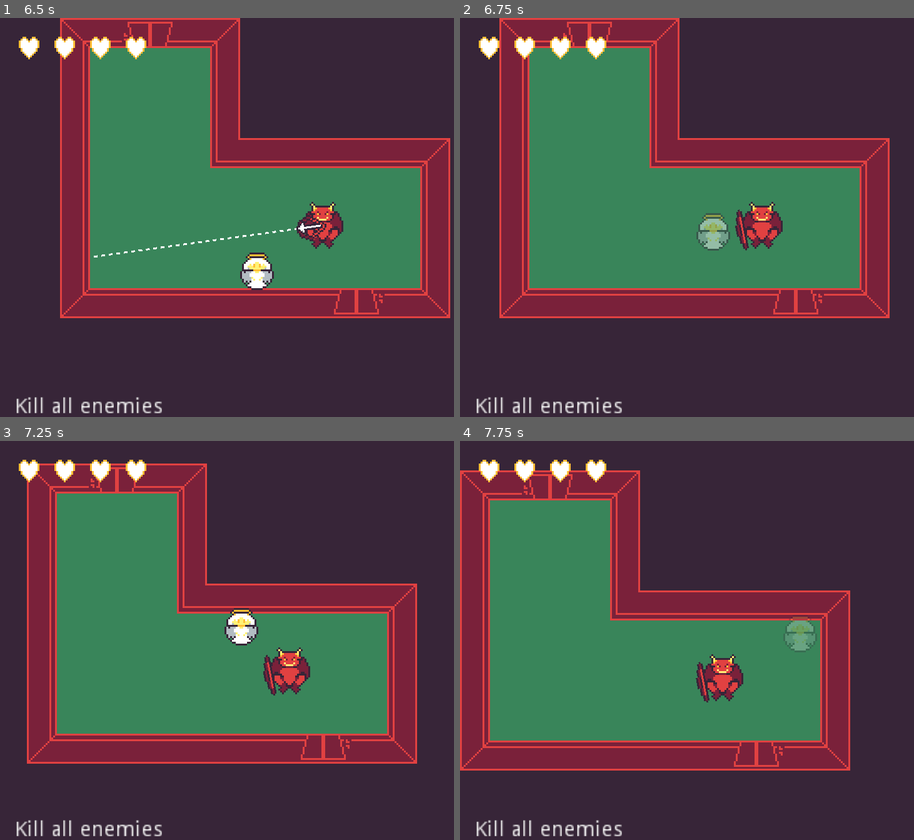
Above: before the commit, frames 1-4 (two rows, left to right).
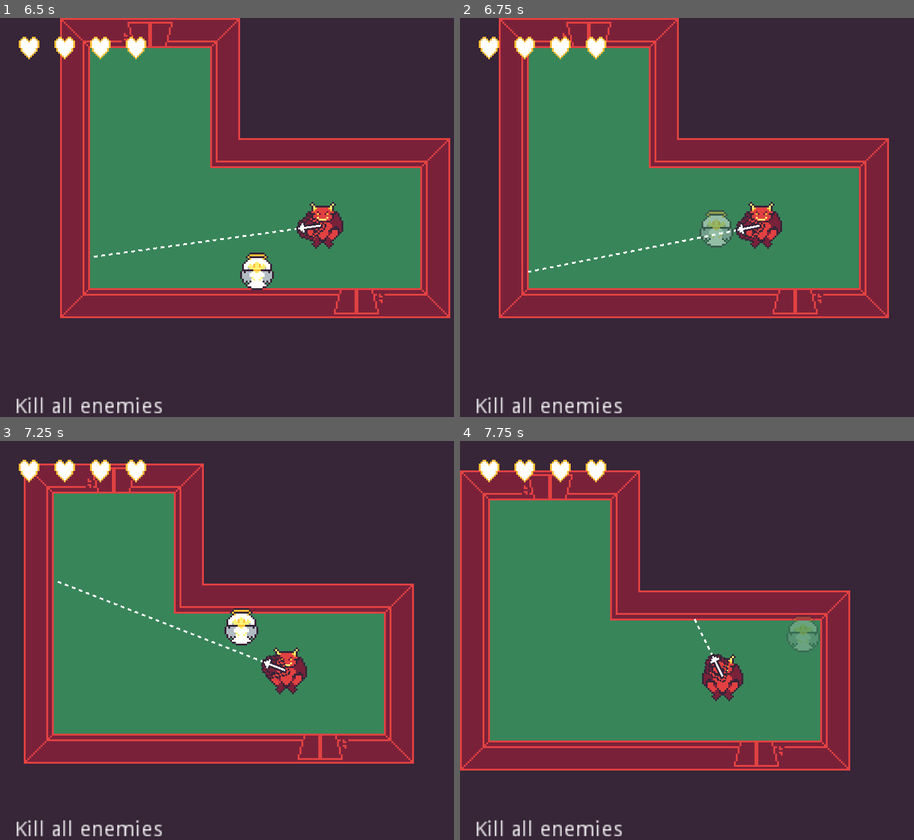
Above: after the commit, the same moments.

Repository: rthurmed/DiveIntoHell
Game: Godot game, scene res://src/levels/LevelTutorial.tscn
Same seed, same stepped clock (60 frames per second), same inputs: the game is played once before the commit and once after it.
Inputs:
- Up to frame 1 (6.5 s): hold D (player_right) 0.53-1.28 s; tap Space (player_dash) every 0.75 s from 0.6 to 5.85 s; hold S (player_down) 1.28-2.03 s; hold D (player_right) 2.03-2.78 s; hold W (player_up) 2.78-3.53 s; hold A (player_left) 3.53-5.03 s; hold S (player_down) 5.03-5.78 s; hold D (player_right) from 5.78 s (still down)
- Up to frame 2 (6.75 s): release D (player_right) at 6.53 s; hold W (player_up) from 6.53 s (still down); tap Space (player_dash) at 6.6 s
- Up to frame 3 (7.25 s): keep holding W (player_up)
- Up to frame 4 (7.75 s): release W (player_up) at 7.28 s; hold D (player_right) from 7.28 s (still down); tap Space (player_dash) at 7.35 s

Frame 1 is identical in both runs. In frame 2, 2.1% of the frame differs, in the area x 8-95%, y 0-76%; in frame 3, 5.3%, in the area x 5-92%, y 5-81%; in frame 4, 0.5%.

Commit message:
Fixed dashing player eating arrows

Diff:
--- a/src/player/Player.gd
+++ b/src/player/Player.gd
@@ -9,8 +9,6 @@
 
 onready var state_machine = $StateMachine
 onready var animation = $AnimationPlayer
-
-export var invincible = false
 
 var movement = Vector2.ZERO
 var life = life_max
@@ -43,6 +41,5 @@
 
 
 func damage():
-	if invincible: return
 	life -= LIFE_DEFAULT_DAMAGE
 	state_machine.transition('SufferHit')
--- a/src/player/Player.tscn
+++ b/src/player/Player.tscn
@@ -52,6 +52,18 @@
 "update": 0,
 "values": [ false ]
 }
+tracks/3/type = "value"
+tracks/3/path = NodePath(".:collision_layer")
+tracks/3/interp = 1
+tracks/3/loop_wrap = true
+tracks/3/imported = false
+tracks/3/enabled = true
+tracks/3/keys = {
+"times": PoolRealArray( 0 ),
+"transitions": PoolRealArray( 1 ),
+"update": 0,
+"values": [ 2 ]
+}
 
 [sub_resource type="Animation" id=4]
 resource_name = "dash"
@@ -78,6 +90,18 @@
 "transitions": PoolRealArray( 1, 1 ),
 "update": 0,
 "values": [ 400, 0 ]
+}
+tracks/2/type = "value"
+tracks/2/path = NodePath(".:collision_layer")
+tracks/2/interp = 1
+tracks/2/loop_wrap = true
+tracks/2/imported = false
+tracks/2/enabled = true
+tracks/2/keys = {
+"times": PoolRealArray( 0, 0.1, 0.9, 1 ),
+"transitions": PoolRealArray( 1, 1, 1, 1 ),
+"update": 1,
+"values": [ 2, 0, 0, 2 ]
 }
 
 [sub_resource type="Animation" id=2]
@@ -124,7 +148,6 @@
 
 [node name="Dash" type="Node" parent="StateMachine"]
 script = ExtResource( 6 )
-speed = 0
 
 [node name="CanvasLayer" type="CanvasLayer" parent="."]
 
--- a/src/player/state/Dash.gd
+++ b/src/player/state/Dash.gd
@@ -17,11 +17,9 @@
 func enter():
 	direction = owner.capture_movement_input()
 	owner.animation.play(ANIMATION_NAME, -1, ANIMATION_SPEED)
-	owner.invincible = true
 
 
 func exit():
-	owner.invincible = false
 	owner.movement = Vector2.ZERO
 
 
Not shown: 1 places in src/player/Player.tscn that only renumber resources
